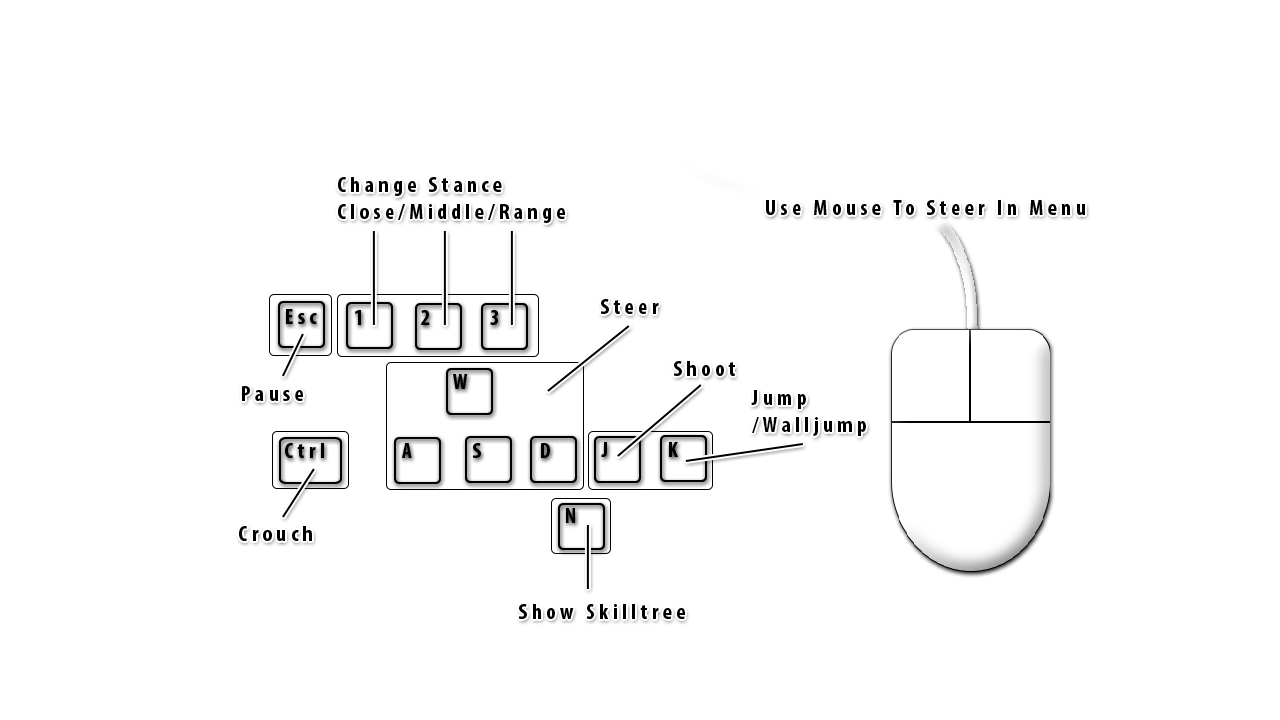
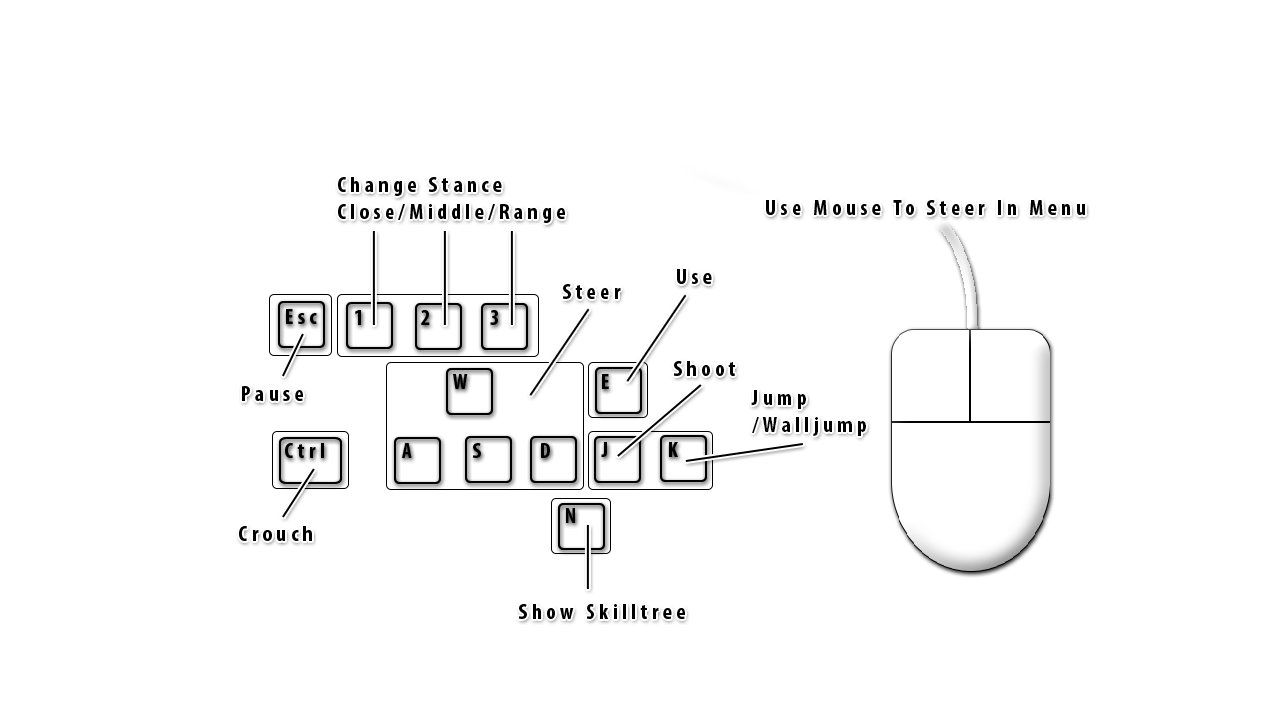
Layers edited between the first and the second w=1280, h=720 image:
painted on "Shape 6" over (x1=529, y1=294, x2=687, y2=397)
painted on "Show Skilltree" over (x1=562, y1=269, x2=712, y2=314)
painted on "Layer 2" over (x1=595, y1=367, x2=642, y2=414)
painted on "Rounded Rectangle 6" over (x1=588, y1=362, x2=648, y2=418)
